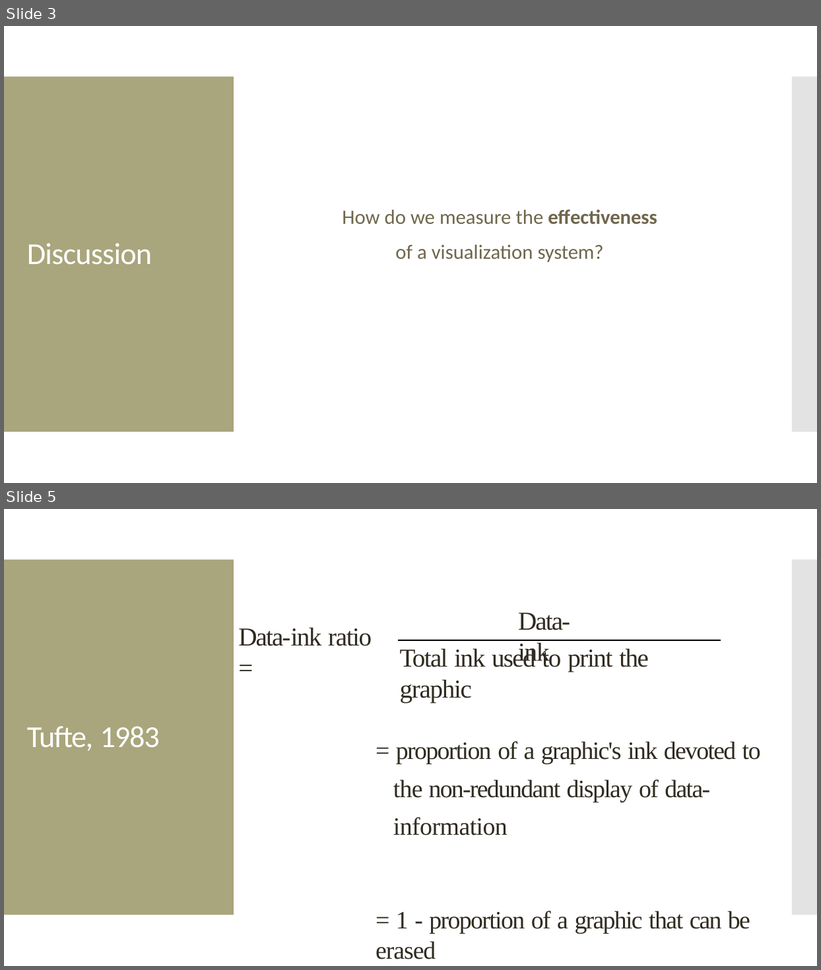
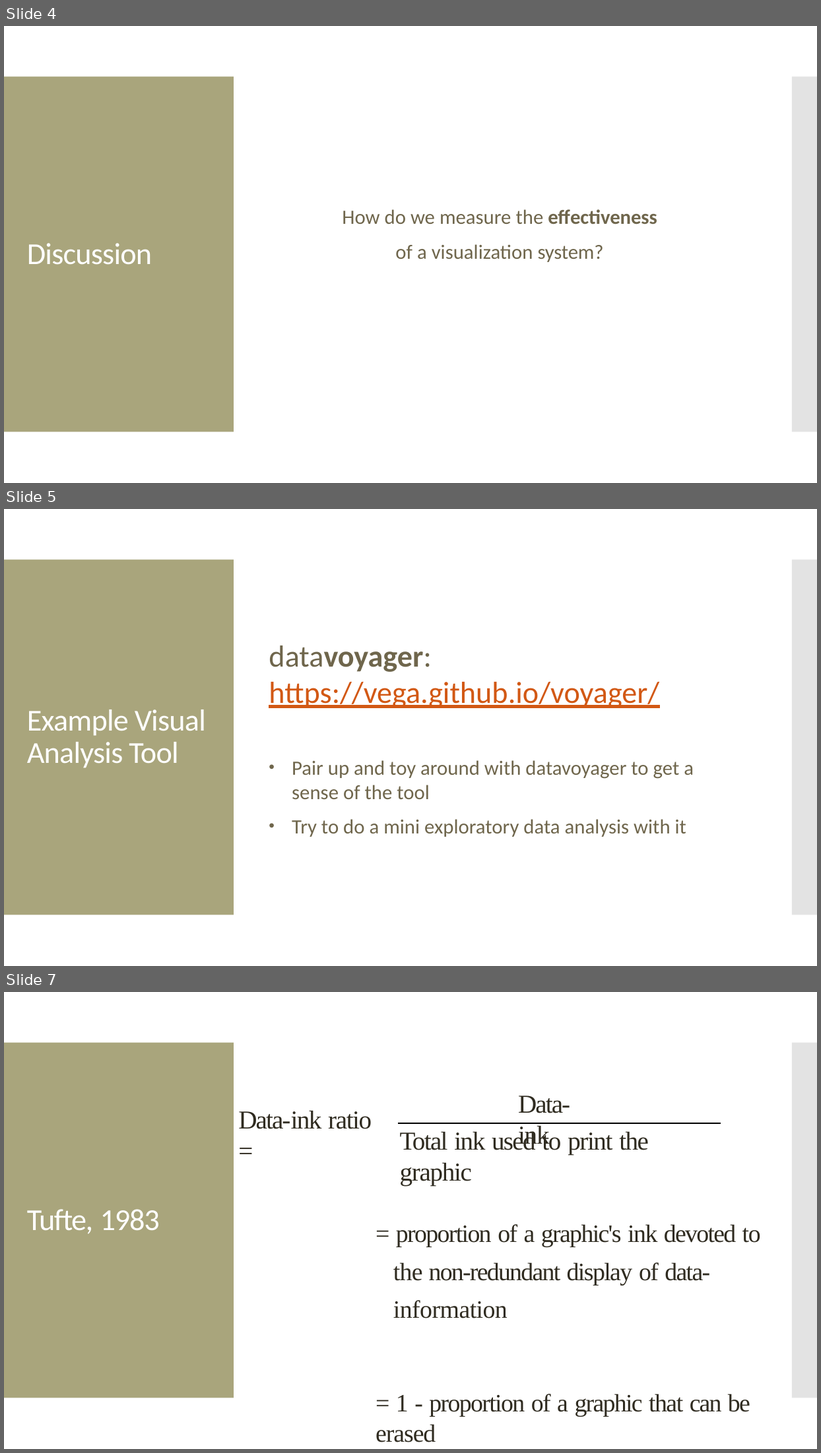
Before and after one commit to amosca01/SDS-CS235, a slide deck: slides/12-evaluation.pptx. Shown one above the other, each under a label of ours: slides 3 and 5 before the commit, slides 4, 5 and 7 after it; the slides between them are not shown. The pictures are 821x970 and 821x1453 pixels, drawn with LibreOffice and Linux fonts; fonts in the diff are those of the drawing. Boxes give left, top, right and bottom in pixels: in the first picture for what was removed or moved away, otherwise in the second. Text is boxed around its words. In the diff, an @@ line names an element or a change of style, - is before the commit and + after.

```diff
--- a/slides/12-evaluation.pptx
+++ b/slides/12-evaluation.pptx
@@ slide 5 added at (4,509,817,966), background #FFFFFF; not listed: 2 template elements that a slide beside it also shows @@
@@ text added at (269,646,694,837), 24 pt, text #6F664C @@
+datavoyager: https://vega.github.io/voyager/
+• Pair up and toy around with datavoyager to get a sense of the tool
+• Try to do a mini exploratory data analysis with it
@@ text added at (27,710,206,768), 36 pt, text #FFFFFF @@
+Example Visual Analysis Tool
@@ what was slide 3 is now slide 4 @@
@@ what was slide 5 is now slide 7 @@
```
Also in this commit, not shown: 12 slides changed, 9 other slides added, 4 slides removed, 9 other files.
